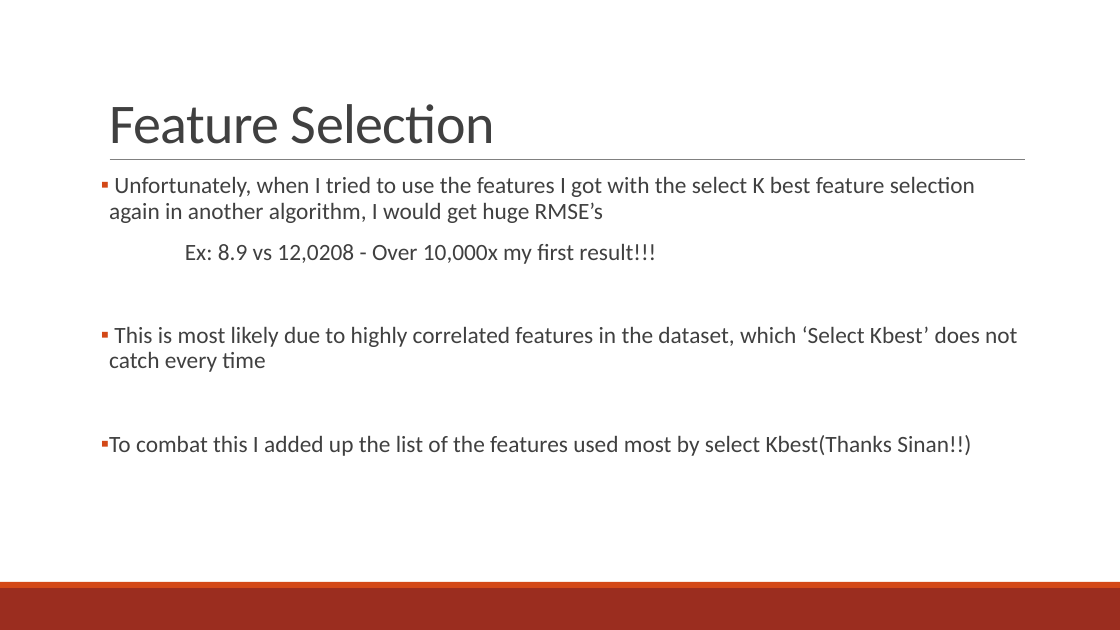
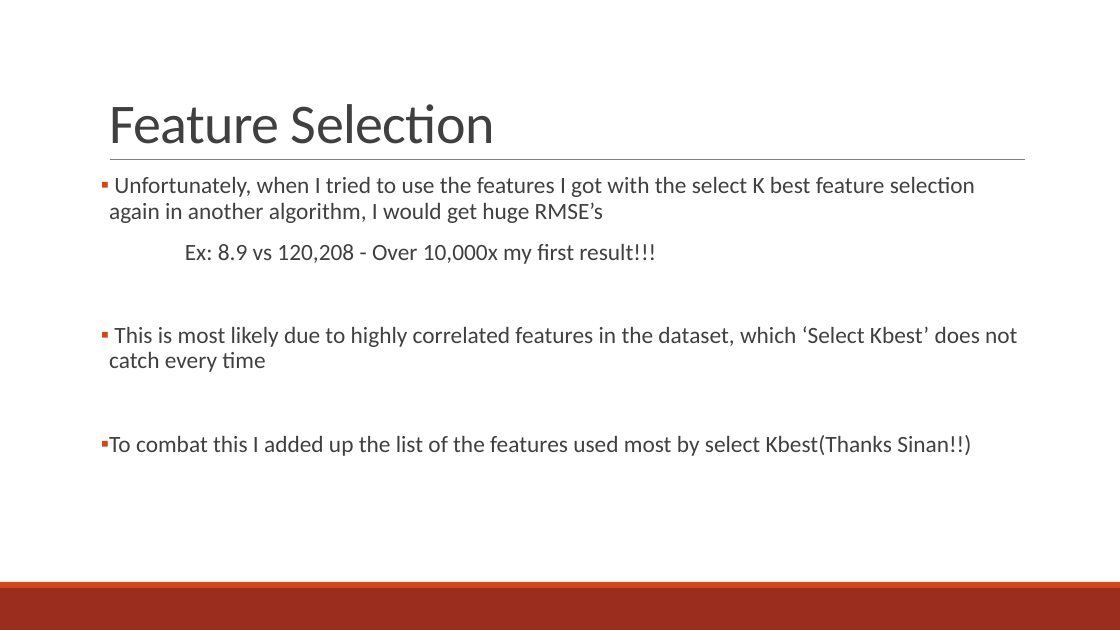
Before and after one commit to j-v-k/sfdat28, a slide deck: slide 17 of JVK-HOS Project/PREDICTING _PROCEDURE _TIMES.pptx. Drawn at 1120x630 pixels with LibreOffice and Linux fonts; fonts in the diff are those of the drawing. Boxes give left, top, right and bottom in pixels: in the first picture for what was removed or moved away, otherwise in the second. Text is boxed around its words. In the diff, an @@ line names an element or a change of style, - is before the commit and + after.

```diff
--- a/JVK-HOS Project/PREDICTING _PROCEDURE _TIMES.pptx
+++ b/JVK-HOS Project/PREDICTING _PROCEDURE _TIMES.pptx
@@ text at [185,244,656,264]: text changed @@
-Ex: 8.9 vs 12,0208 - Over 10,000x my first result!!!
+Ex: 8.9 vs 120,208 - Over 10,000x my first result!!!
```
Also in this commit, not shown: 4 other files.
